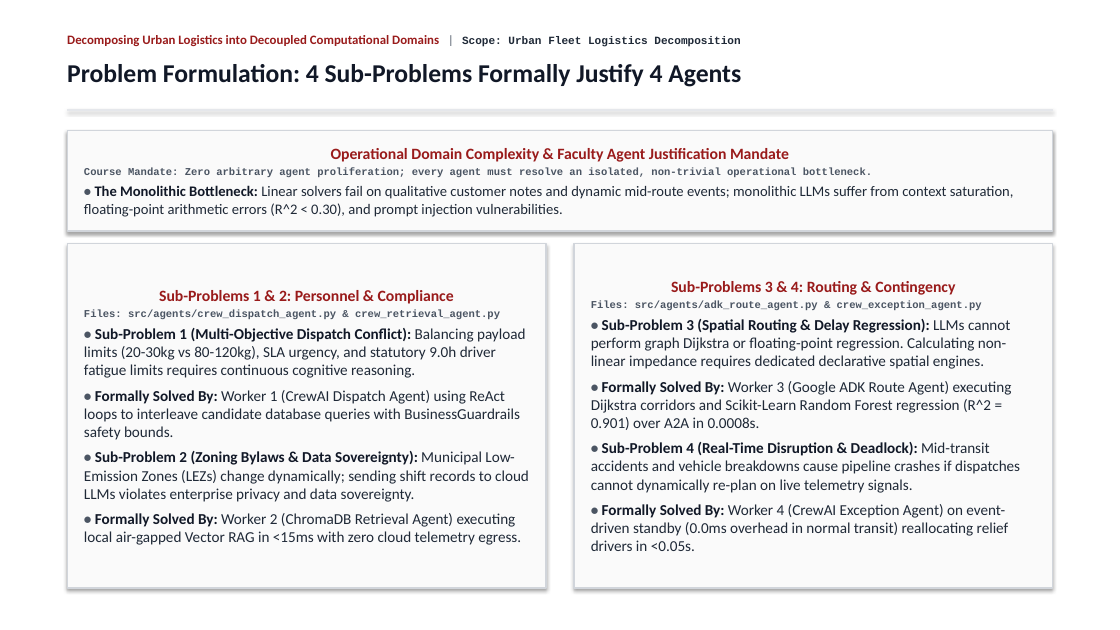
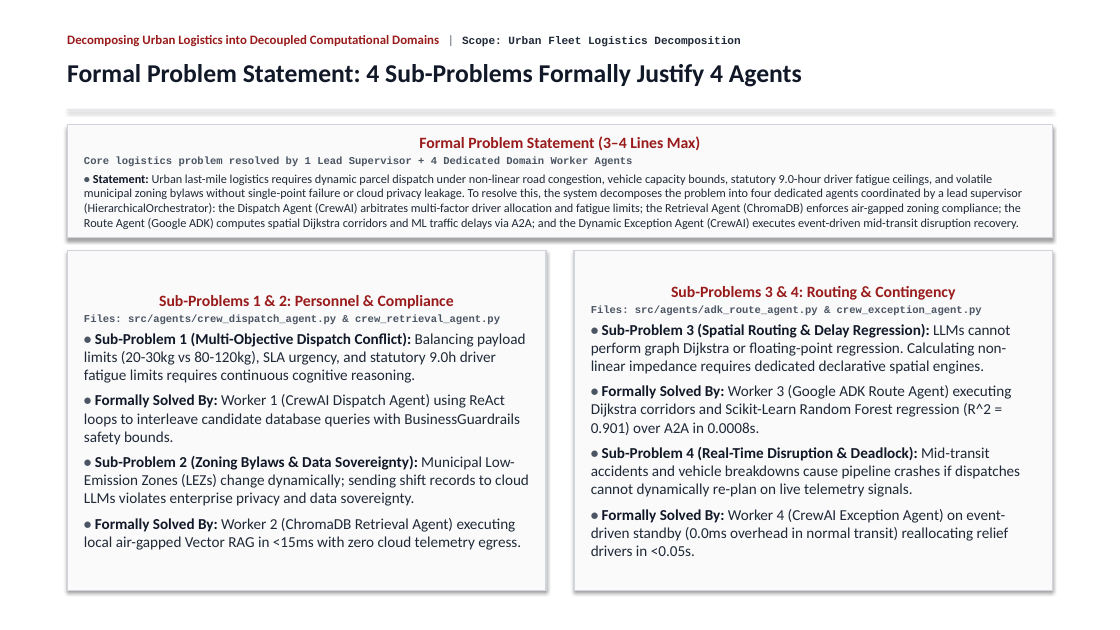
Before and after one commit to Akshat5091/DeliveryFleet-MAS, a slide deck: slide 3 of Eval 2 Documents/CSE-IV_Group-8_DeliveryFleet_MAS_Evaluation2_Master_Presentation.pptx. Drawn at 1120x630 pixels with LibreOffice and Linux fonts; fonts in the diff are those of the drawing. Boxes give left, top, right and bottom in pixels: in the first picture for what was removed or moved away, otherwise in the second. Text is boxed around its words. In the diff, an @@ line names an element or a change of style, - is before the commit and + after.

Commit message:
docs: formalize 3-4 line problem statement decomposing 4 sub-problems across 4 agents

```diff
--- a/Eval 2 Documents/CSE-IV_Group-8_DeliveryFleet_MAS_Evaluation2_Master_Presentation.pptx
+++ b/Eval 2 Documents/CSE-IV_Group-8_DeliveryFleet_MAS_Evaluation2_Master_Presentation.pptx
@@ text at bbox=[67, 64, 802, 87]: text changed @@
-Problem Formulation: 4 Sub-Problems Formally Justify 4 Agents
+Formal Problem Statement: 4 Sub-Problems Formally Justify 4 Agents
@@ rectangle "Formal Problem Statement (3–4 Lines ...": place and size @@
-rectangle "Formal Problem Statement (3–4 Lines ..." at bbox=[67, 130, 1053, 231]
+rectangle "Formal Problem Statement (3–4 Lines ..." at bbox=[67, 124, 1053, 238]
@@ text in rectangle at bbox=[84, 136, 1022, 229]: text changed; size 12.5 to 10.5 pt; bold off @@
-Operational Domain Complexity & Faculty Agent Justification Mandate
-Course Mandate: Zero arbitrary agent proliferation; every agent must resolve an isolated, non-trivial operational bottleneck.
-• The Monolithic Bottleneck: Linear solvers fail on qualitative customer notes and dynamic mid-route events; monolithic LLMs suffer from context saturation, floating-point arithmetic errors (R^2 < 0.30), and prompt injection vulnerabilities.
+Formal Problem Statement (3–4 Lines Max)
+Core logistics problem resolved by 1 Lead Supervisor + 4 Dedicated Domain Worker Agents
+• Statement: Urban last-mile logistics requires dynamic parcel dispatch under non-linear road congestion, vehicle capacity bounds, statutory 9.0-hour driver fatigue ceilings, and volatile municipal zoning bylaws without single-point failure or cloud privacy leakage. To resolve this, the system decomposes the problem into four dedicated agents coordinated by a lead supervisor (HierarchicalOrchestrator): the Dispatch Agent (CrewAI) arbitrates multi-factor driver allocation and fatigue limits; the Retrieval Agent (ChromaDB) enforces air-gapped zoning compliance; the Route Agent (Google ADK) computes spatial Dijkstra corridors and ML traffic delays via A2A; and the Dynamic Exception Agent (CrewAI) executes event-driven mid-transit disruption recovery.
@@ rectangle "Sub-Problems 1 & 2: Personnel ...": place and size @@
-rectangle "Sub-Problems 1 & 2: Personnel ..." at bbox=[67, 244, 546, 588]
+rectangle "Sub-Problems 1 & 2: Personnel ..." at bbox=[67, 250, 546, 591]
@@ rectangle "Sub-Problems 3 & 4: Routing ...": place and size @@
-rectangle "Sub-Problems 3 & 4: Routing ..." at bbox=[574, 244, 1053, 588]
+rectangle "Sub-Problems 3 & 4: Routing ..." at bbox=[574, 250, 1053, 591]
```
Also in this commit, not shown: 14 other files.
